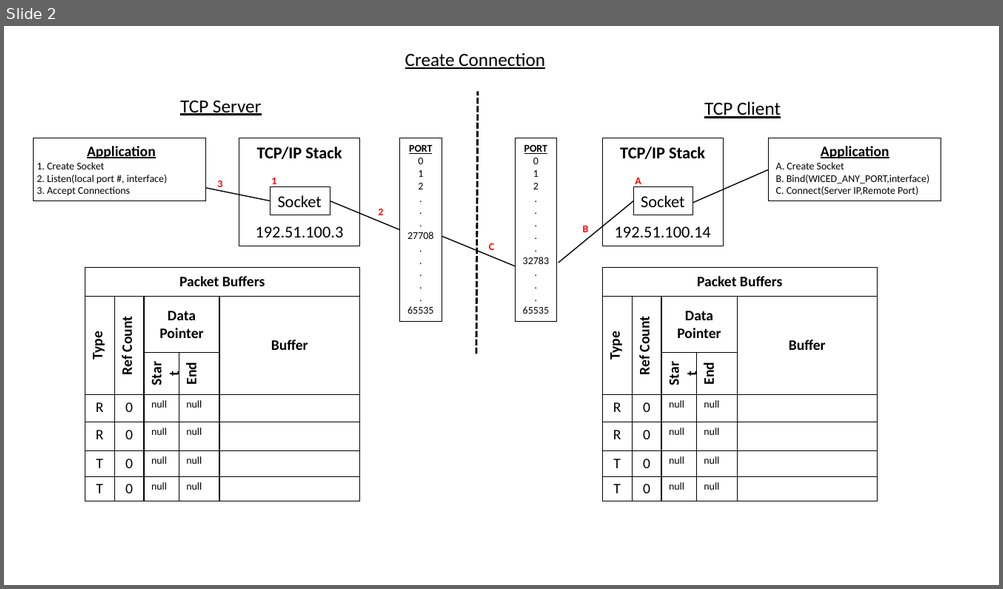
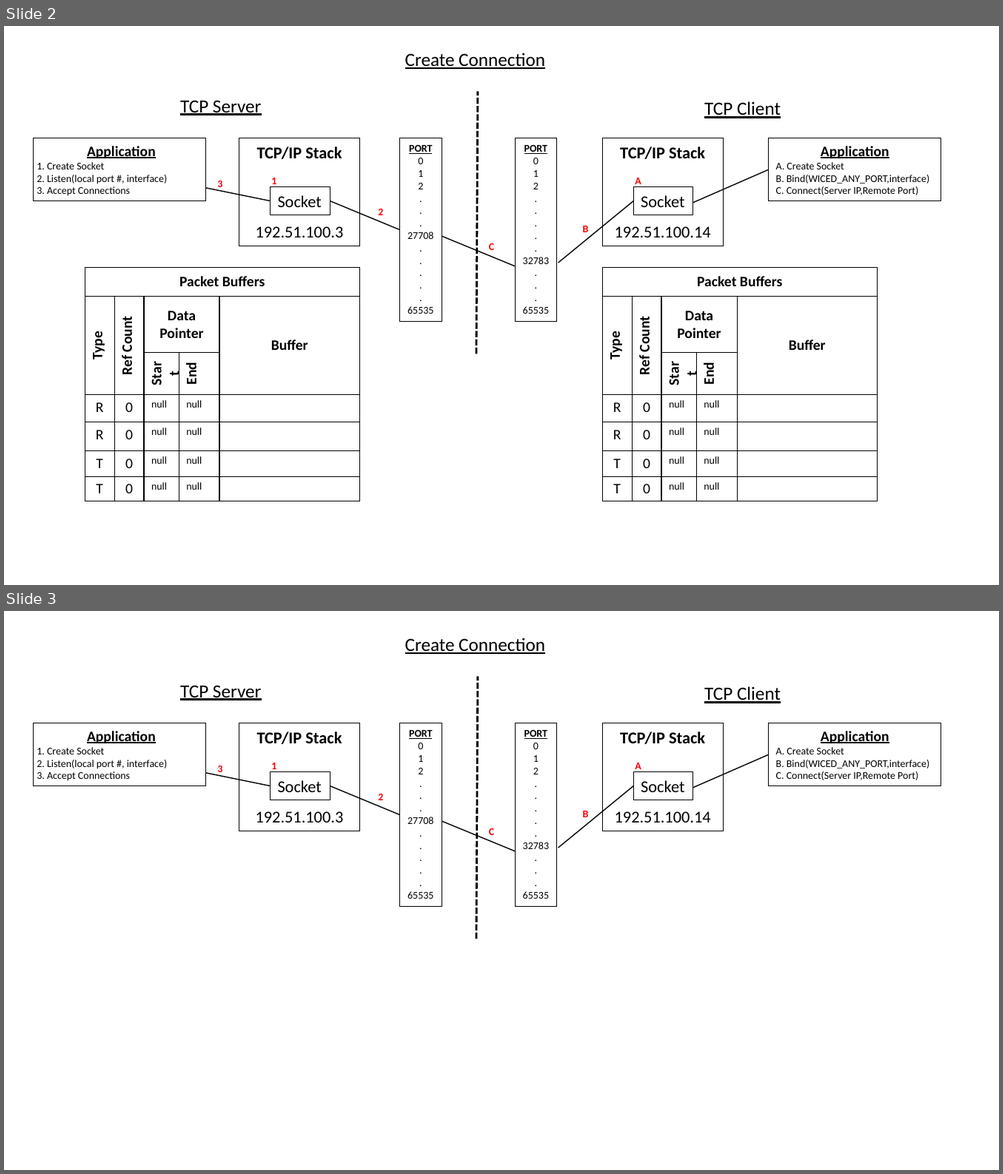
Before and after one commit to iotexpert/WW101, a slide deck: labmanual/misc/drawings.pptx. Shown one above the other, each under a label of ours: slide 2 before the commit, slides 2 and 3 after it. The pictures are 1003x589 and 1003x1174 pixels, drawn with LibreOffice and Linux fonts; fonts in the diff are those of the drawing. Boxes give left, top, right and bottom in pixels: in the first picture for what was removed or moved away, otherwise in the second. Text is boxed around its words. In the diff, an @@ line names an element or a change of style, - is before the commit and + after.

```diff
--- a/labmanual/misc/drawings.pptx
+++ b/labmanual/misc/drawings.pptx
@@ slide 3 added at [4,611,999,1170], background #FFFFFF @@
@@ group added at [33,638,941,940]: 9 texts, 8 rectangles, 6 lines @@
+PORT
+0
+1
+2
+.
+.
+.
+27708
+.
+.
+.
+.
+.
+65535
+PORT
+0
+1
+2
+.
+.
+.
+.
+.
+32783
+.
+.
+.
+65535
+Application
+1. Create Socket
+2. Listen(local port #, interface)
+3. Accept Connections
+TCP/IP Stack
+192.51.100.3
+Socket
+TCP/IP Stack
+192.51.100.14
+Socket
+Application
+A. Create Socket
+B. Bind(WICED_ANY_PORT,interface)
+C. Connect(Server IP,Remote Port)
+A
+B
+C
+1
+2
+3
+TCP Server
+TCP Client
+Create Connection
```
Also in this commit, not shown: 1 other slide added, 3 other files.
